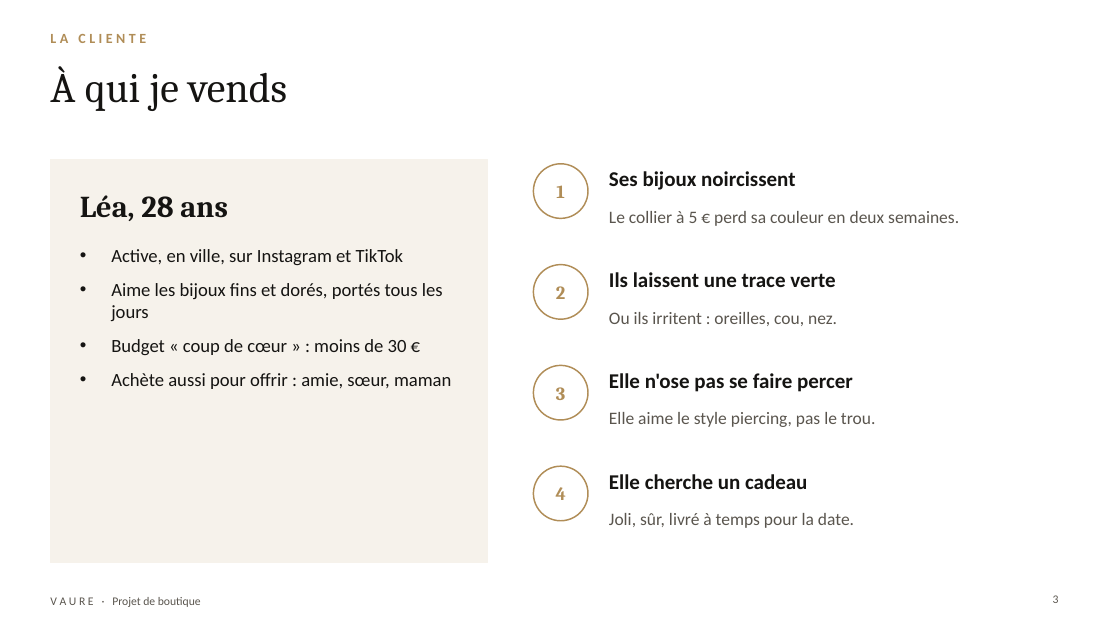
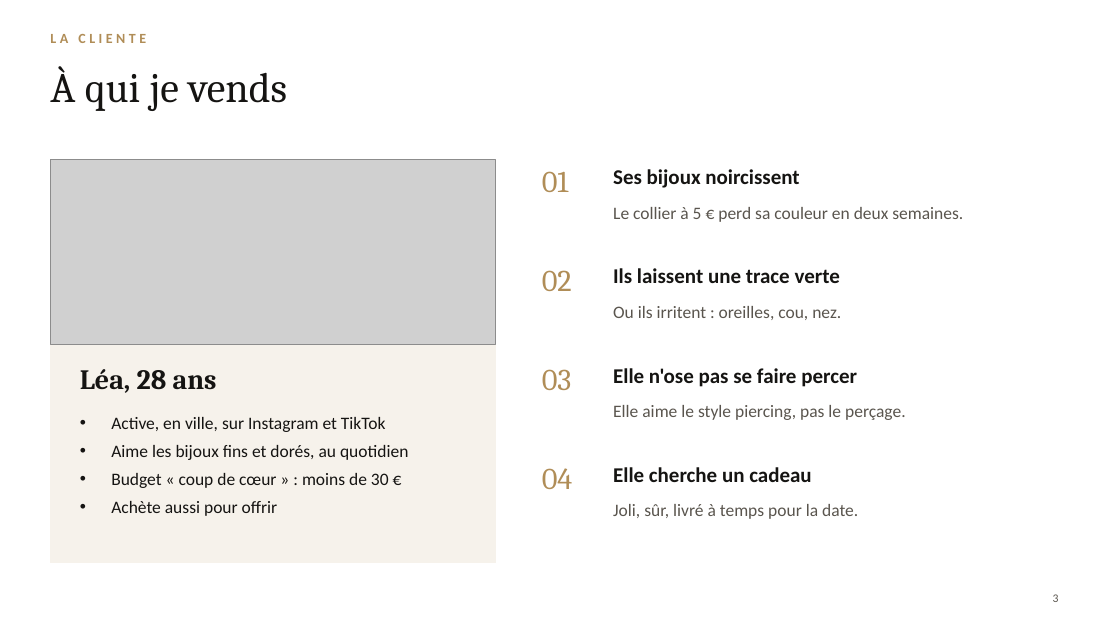
Before and after one commit to jgnrpgn9hd-cmd/Jimy, a slide deck: slide 3 of vaure/presentation/VAURE-presentation.pptx. Drawn at 1120x630 pixels with LibreOffice and Linux fonts; fonts in the diff are those of the drawing; grey boxes stand for pictures; background and template pictures are left out. Boxes give left, top, right and bottom in pixels: in the first picture for what was removed or moved away, otherwise in the second. Text is boxed around its words. In the diff, an @@ line names an element or a change of style, - is before the commit and + after.

```diff
--- a/vaure/presentation/VAURE-presentation.pptx
+++ b/vaure/presentation/VAURE-presentation.pptx
@@ rectangle: place and size @@
-rectangle at [50,160,487,563]
+rectangle at [50,160,496,563]
@@ picture added at [50,160,496,344] @@
@@ ellipse removed at [534,164,588,218] @@
@@ vertical alignment middle to top in 9 elements at [613,169,799,188], [613,207,963,222], [613,504,858,519], [613,368,857,387], [613,268,840,283], [613,306,841,320], [613,467,811,482], [613,405,906,420], [542,171,569,192] @@
@@ text at [542,171,569,192]: text changed; size 16 to 26 pt; bold off @@
-1
+01
@@ ellipse removed at [534,265,588,319] @@
@@ text added at [542,270,572,291], 26 pt, text #B08D57 @@
+02
@@ text removed at [556,286,565,299] @@
-2
@@ text "Léa, 28 ans": place and size @@
-text "Léa, 28 ans" at [80,195,228,221]
+text "Léa, 28 ans" at [80,369,217,393]
@@ text "Léa, 28 ans" at [80,369,217,393]: size 26 to 24 pt; vertical alignment middle to top @@
@@ ellipse removed at [534,365,588,420] @@
@@ text added at [542,369,572,390], 26 pt, text #B08D57 @@
+03
@@ text removed at [556,387,565,400] @@
-3
@@ text "Active, en ville, sur Instagram ...": place and size @@
-text "Active, en ville, sur Instagram ..." at [111,249,451,389]
+text "Active, en ville, sur Instagram ..." at [111,417,408,516]
@@ text at [111,417,389,488]: size 16 to 15 pt in "Active, en ville, sur Instagram et TikTok", "Budget « coup de cœur » : ..."; less space between paragraphs @@
@@ text at [613,405,906,420]: text changed @@
-Elle aime le style piercing, pas le trou.
+Elle aime le style piercing, pas le perçage.
@@ text at [111,445,408,460]: text changed; size 16 to 15 pt @@
-• Aime les bijoux fins et dorés, portés tous les jours
+• Aime les bijoux fins et dorés, au quotidien
@@ ellipse removed at [534,466,588,521] @@
@@ text added at [542,468,573,489], 26 pt, text #B08D57 @@
+04
@@ text at [111,501,278,516]: text changed; size 16 to 15 pt @@
-• Achète aussi pour offrir : amie, sœur, maman
+• Achète aussi pour offrir
@@ text removed at [556,487,566,500] @@
-4
@@ text removed at [50,597,201,607] @@
-V A U R E · Projet de boutique
```
Also in this commit, not shown: 10 other slides changed, 2 slides added, 1 slide removed, 20 other files.
